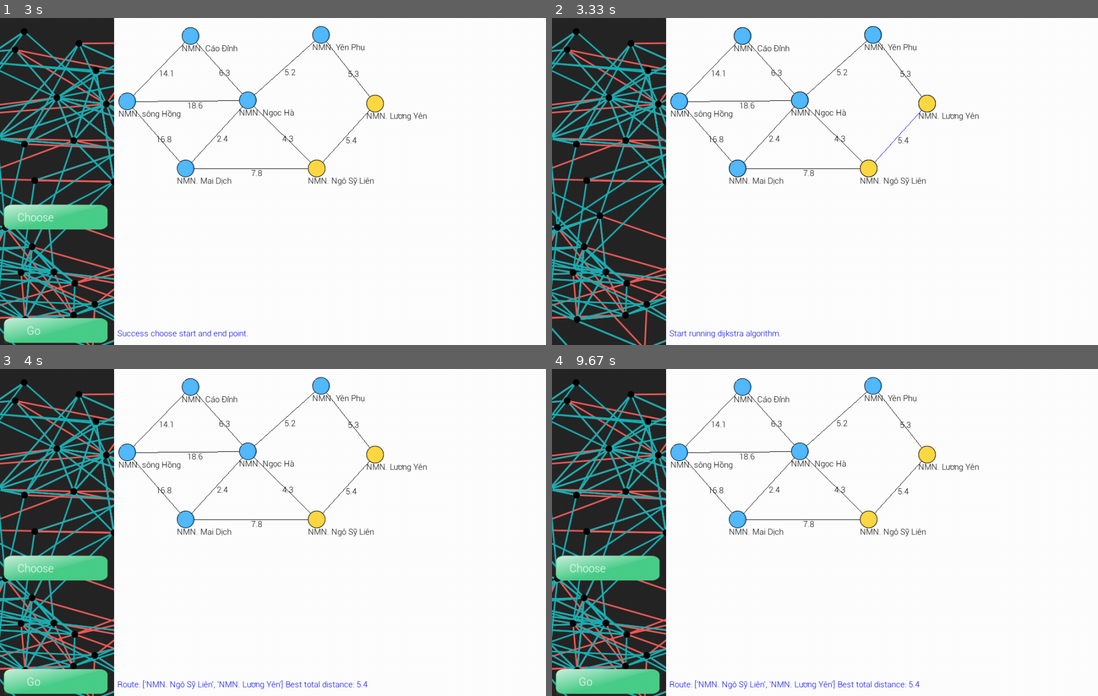
Above: before the commit, frames 1-4 (two rows, left to right).
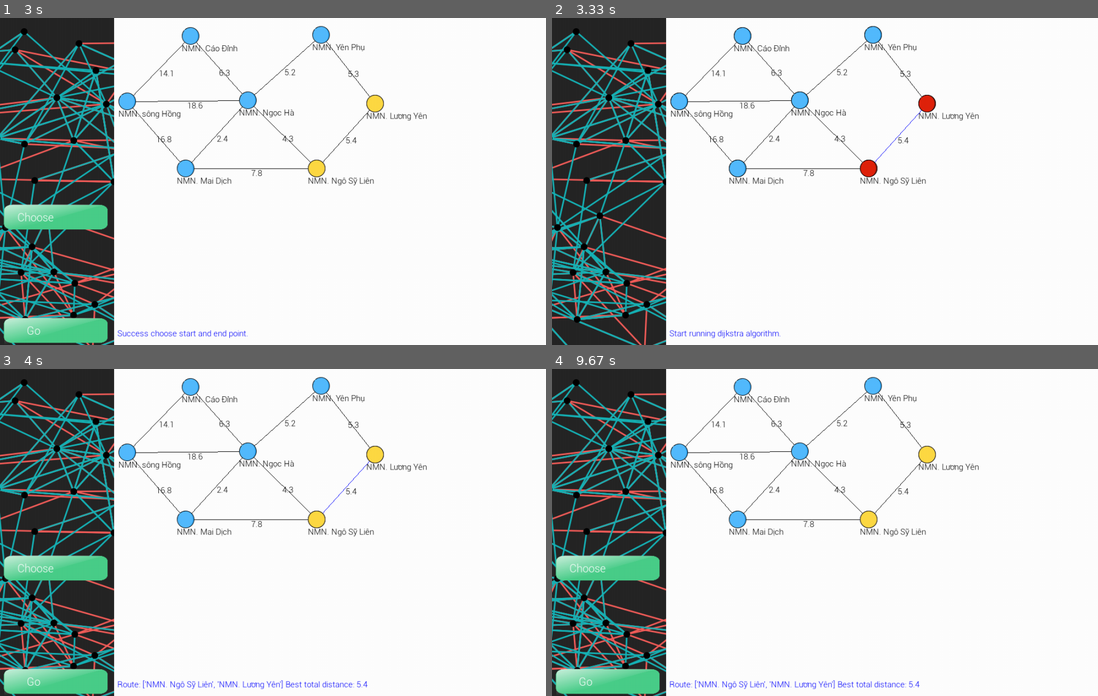
Above: after the commit, the same moments.

Repository: trgkyle/pygame-dijkstra
Game: pygame game, started from main.py
The game is run twice, just before and just after one commit, with the same random seed, the same clock (stepped at 60 frames per second) and the same inputs.
Inputs (mouse positions are in pixels of both pictures, inside the frame that each line leads up to):
- Up to frame 1 (3 s): click "Choose" at 0.38 s; click (480, 302) at 0.72 s; press the mouse at (480, 302) at 1.58 s; move the mouse to (365, 256) at 1.68 s; release the mouse at (256, 207) at 1.82 s; click (354, 89) at 1.93 s; click "NMN. Ngô Sỹ Liên" at 2.27 s; click "NMN. Lương Yên" at 2.6 s; click "Go" at 2.93 s
- Up to frame 2 (3.33 s): press the mouse at (906, 89) at 3.25 s
- Up to frame 3 (4 s): move the mouse to (409, 486) at 3.35 s; release the mouse at (469, 535) at 3.48 s; move the mouse to (256, 424) at 3.95 s
- Up to frame 4 (9.67 s): click (808, 424) at 4 s; click (895, 640) at 5.13 s; click (754, 640) at 6.27 s; press the mouse at (606, 568) at 6.58 s; move the mouse to (797, 548) at 6.68 s; release the mouse at (983, 532) at 6.82 s; tap Enter at 6.88 s; press the mouse at (606, 568) at 9.25 s; move the mouse to (650, 496) at 9.35 s; release the mouse at (693, 421) at 9.48 s; click (639, 561) at 9.6 s

Frame 1 is identical in both runs. In frame 2, 0.3% of the frame differs, in the area x 56-71%, y 23-49%; in frame 3, less than 0.1%; in frame 4, nothing differs.

Commit message:
update show result

Diff:
--- a/visualization/GRAPH.py
+++ b/visualization/GRAPH.py
@@ -44,6 +44,8 @@
 color = [node2, node1, node3]
 node_color = [color[0], color[0], color[0],
               color[0], color[0], color[0], color[0]]
+adj_from_pointA = [[] for i in range(len(nodes))]
+dis_from_pointA = [1e9 for i in range(len(nodes))]
 pos = (-1, -1)
 pointA = -1
 pointB = -1
@@ -55,7 +57,7 @@
 def showNodeName(index):
     return nodes_name[index]
 
-def dijkstra(pointA, pointB, dis, adj, adj_from_pointA, dis_from_pointA):
+def dijkstra(pointA, pointB, dis, adj):
     if(pointA == pointB):
         return
     level = 0
@@ -119,8 +121,6 @@
         return
     adj = [[] for i in range(len(nodes))]
     dis = [[] for i in range(len(nodes))]
-    adj_from_pointA = [[] for i in range(len(nodes))]
-    dis_from_pointA = [1e9 for i in range(len(nodes))]
 
     adj_from_pointA[pointA] = [pointA]
     dis_from_pointA[pointA] = 0
@@ -133,7 +133,7 @@
     print(adj)
     print("Khoảng cách của các điểm mà nó được kết nối tới (ứng với trị ví mảng) <dis>:")
     print(dis)
-    dijkstra(pointA, pointB, dis, adj, adj_from_pointA, dis_from_pointA)
+    dijkstra(pointA, pointB, dis, adj)
 def make_equal(listA, listB):
     for i in range(len(listA)):
         listA[i] = listB[i]
@@ -184,9 +184,6 @@
         return
     for i in range(len(nodes)):
         screen.blit(node_color[i], nodes[i])
-    if pointA != -1 and pointB != -1:
-       screen.blit(node3, nodes[pointA])
-       screen.blit(node3, nodes[pointB])
 
 
 def show_weight_edges():
@@ -198,6 +195,14 @@
         screen.blit(text_surface, ((nodes[edges[i][0]][0]+16 + nodes[edges[i][1]]
                     [0]+16) / 2, (nodes[edges[i][0]][1]+16 + nodes[edges[i][1]][1]+16) / 2))
 
+def show_dijkstra_result():
+    if pointA != -1 and pointB != -1:
+       screen.blit(node3, nodes[pointA])
+       screen.blit(node3, nodes[pointB])
+       for i in range(len(adj_from_pointA[pointB])):
+        screen.blit(node3, nodes[adj_from_pointA[pointB][i]])
+        if i < len(adj_from_pointA[pointB]) - 1:
+            blue_edges.append((adj_from_pointA[pointB][i], adj_from_pointA[pointB][i+1]))
 
 def show_nodes_name():
     if(len(nodes) == 0):
@@ -235,7 +240,7 @@
 
 
 def run():
-    global screen, nodes, edges, blue_edges, color, node_color, pos, pointA, pointB, point, state, node_button, edge_button, msg, user_text, weight_edges
+    global screen, nodes, edges, blue_edges, color, node_color, pos, pointA, pointB, point, state, node_button, edge_button, msg, user_text, weight_edges, adj_from_pointA, dis_from_pointA
     running = True
 
     while running:
@@ -264,6 +269,9 @@
                 if(pos[0] != -1 & pos[1] != -1):
                     if state == 'start':
                         if(isClicked(7, 342, 7+algo_button.get_width(), 342+algo_button.get_height(), pos[0], pos[1])):
+                            adj_from_pointA = [[] for i in range(len(nodes))]
+                            dis_from_pointA = [1e9 for i in range(len(nodes))]
+                            blue_edges.clear()
                             if len(nodes) > 1:
                                 state = 'choose start point for dijkstra'
                                 msg = 'Choose start point for dijkstra.'
@@ -301,6 +309,7 @@
         show_nodes()
         show_nodes_name()
         show_weight_edges()
+        show_dijkstra_result()
         pygame.display.update()
         clock.tick(60)
 
